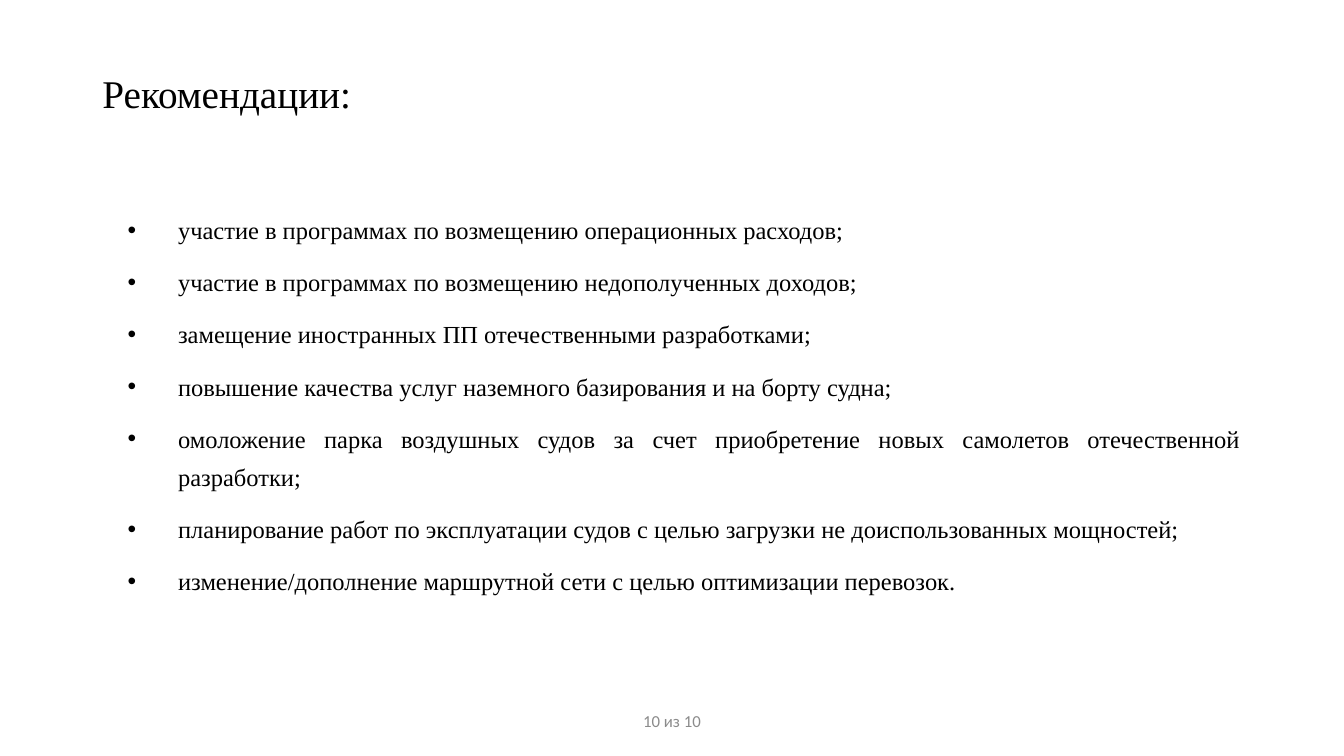
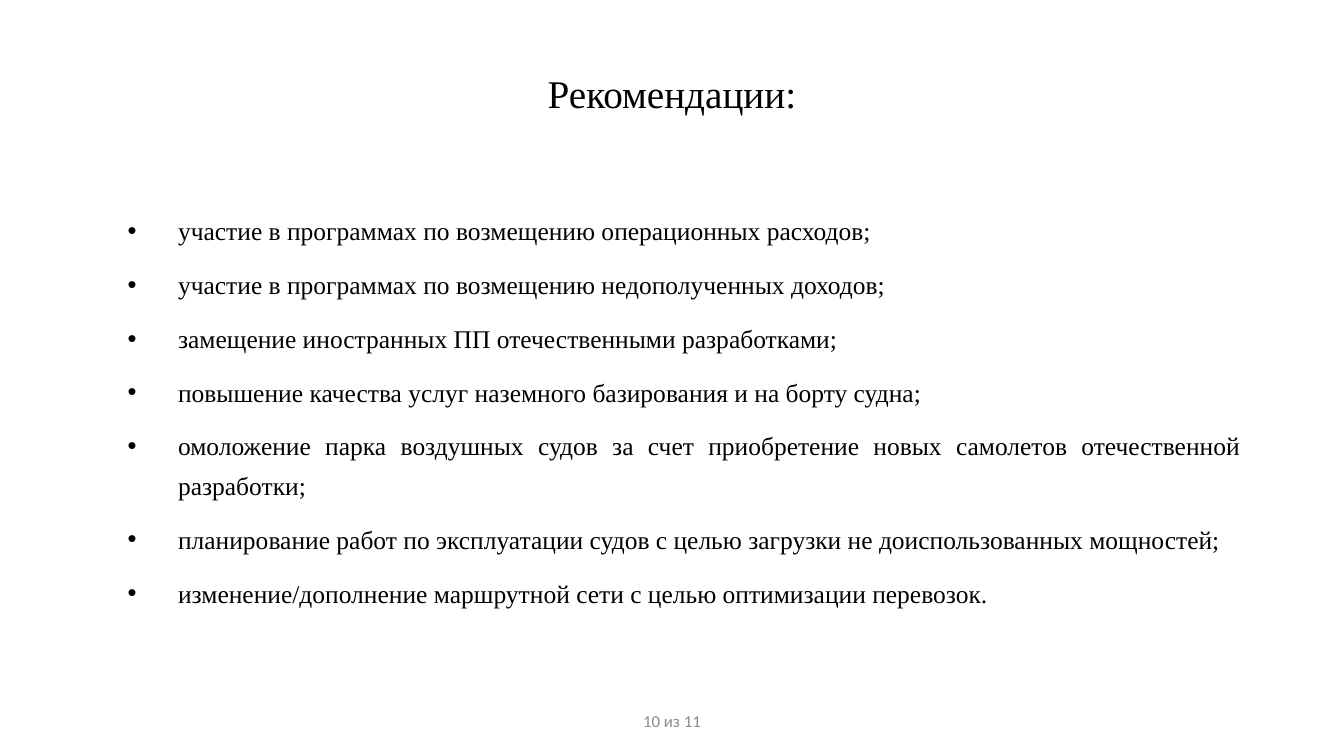
Before and after one commit to NIKOLAY-1971/Diplom_BD, a slide deck: slide 11 of ПрезентацияРубцов.pptx (slide 10 before the commit). Drawn at 1344x756 pixels with LibreOffice and Linux fonts; fonts in the diff are those of the drawing; background and template pictures are left out. Boxes give left, top, right and bottom in pixels: in the first picture for what was removed or moved away, otherwise in the second. Text is boxed around its words. In the diff, an @@ line names an element or a change of style, - is before the commit and + after.

```diff
--- a/ПрезентацияРубцов.pptx
+++ b/ПрезентацияРубцов.pptx
@@ title "Рекомендации:" at [548,82,797,116]: alignment left to centre @@
@@ text "участие в программах по возмещению ..." at [178,228,1239,608]: size 17.5 to 18.2 pt @@
@@ text at [643,716,701,727]: text changed @@
-10 из 10
+10 из 11
```
Also in this commit, not shown: 8 other slides changed, 1 slide added.
